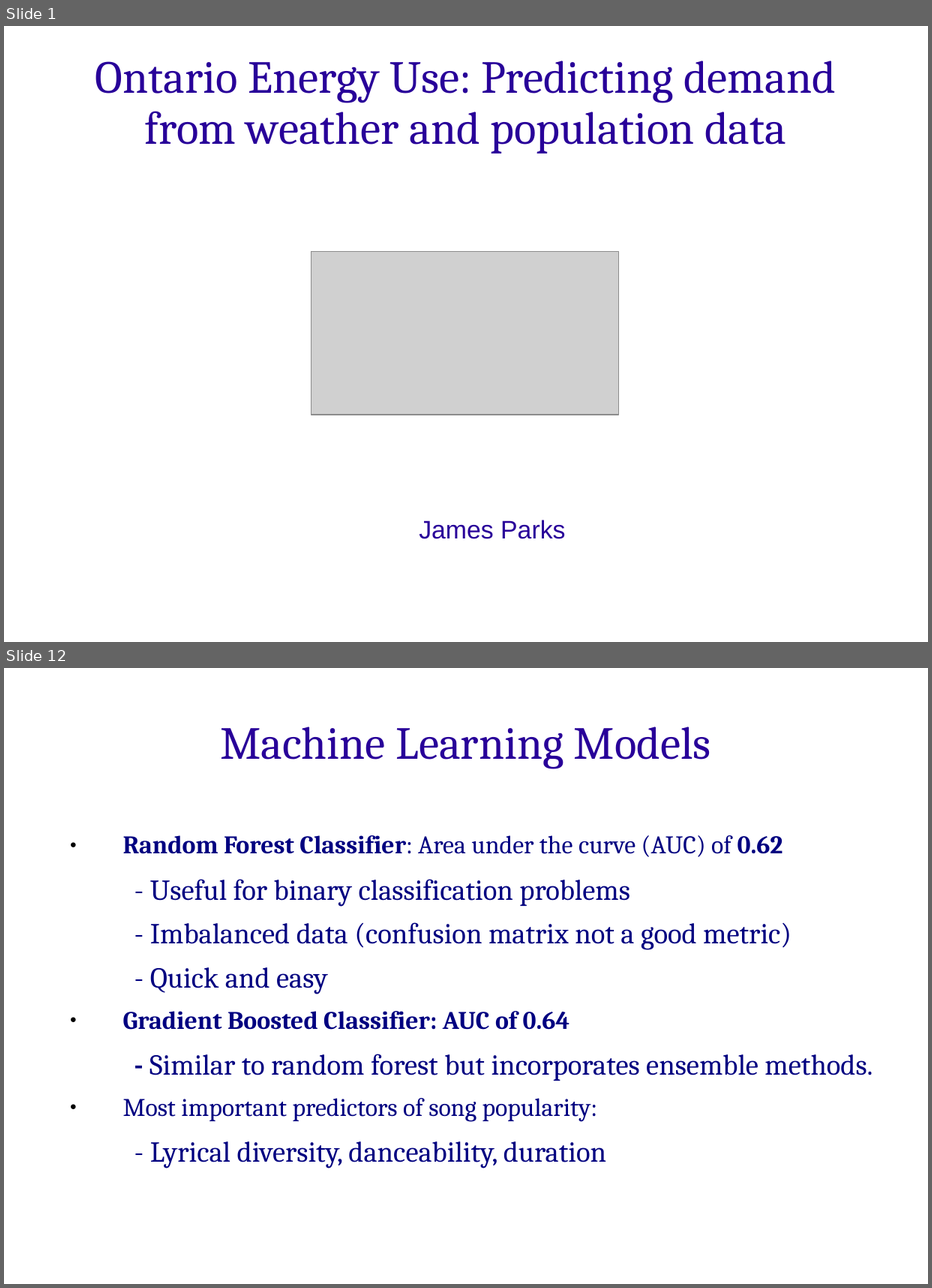
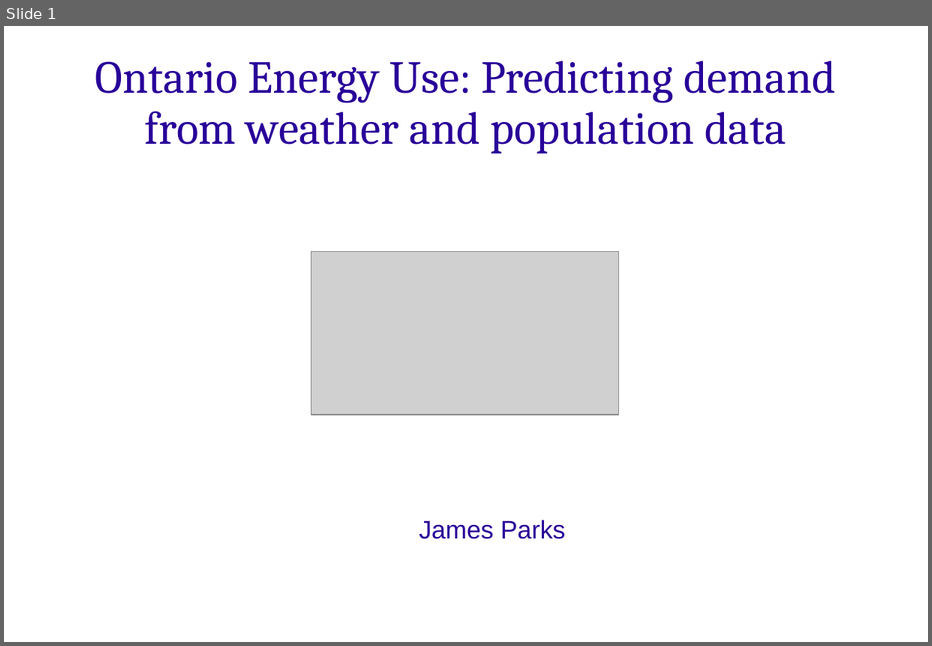
Before and after one commit to james-parks/Project2, a slide deck: capstone_project_presentation_energy.ppt. Shown one above the other, each under a label of ours: slides 1 and 12 before the commit, slide 1 after it; the slides between them are not shown. The pictures are 932x1288 and 932x646 pixels, drawn with LibreOffice and Linux fonts; fonts in the diff are those of the drawing; grey boxes stand for pictures; background and template pictures are left out. Boxes give left, top, right and bottom in pixels: in the first picture for what was removed or moved away, otherwise in the second. Text is boxed around its words. In the diff, an @@ line names an element or a change of style, - is before the commit and + after.

```diff
--- a/capstone_project_presentation_energy.ppt
+++ b/capstone_project_presentation_energy.ppt
@@ slide 12 removed at [4, 668, 928, 1284], background picture (left out) @@
@@ text removed at [220, 726, 711, 769] @@
-Machine Learning Models
@@ text removed at [123, 835, 872, 1168] @@
-● Random Forest Classifier: Area under the curve (AUC) of 0.62
-  - Useful for binary classification problems
-  - Imbalanced data (confusion matrix not a good metric)
-  - Quick and easy
-● Gradient Boosted Classifier: AUC of 0.64
-  - Similar to random forest but incorporates ensemble methods.
-● Most important predictors of song popularity:
-  - Lyrical diversity, danceability, duration
```
Also in this commit, not shown: 1 slide changed, 10 slides added, 11 other slides removed, 2 other files.
